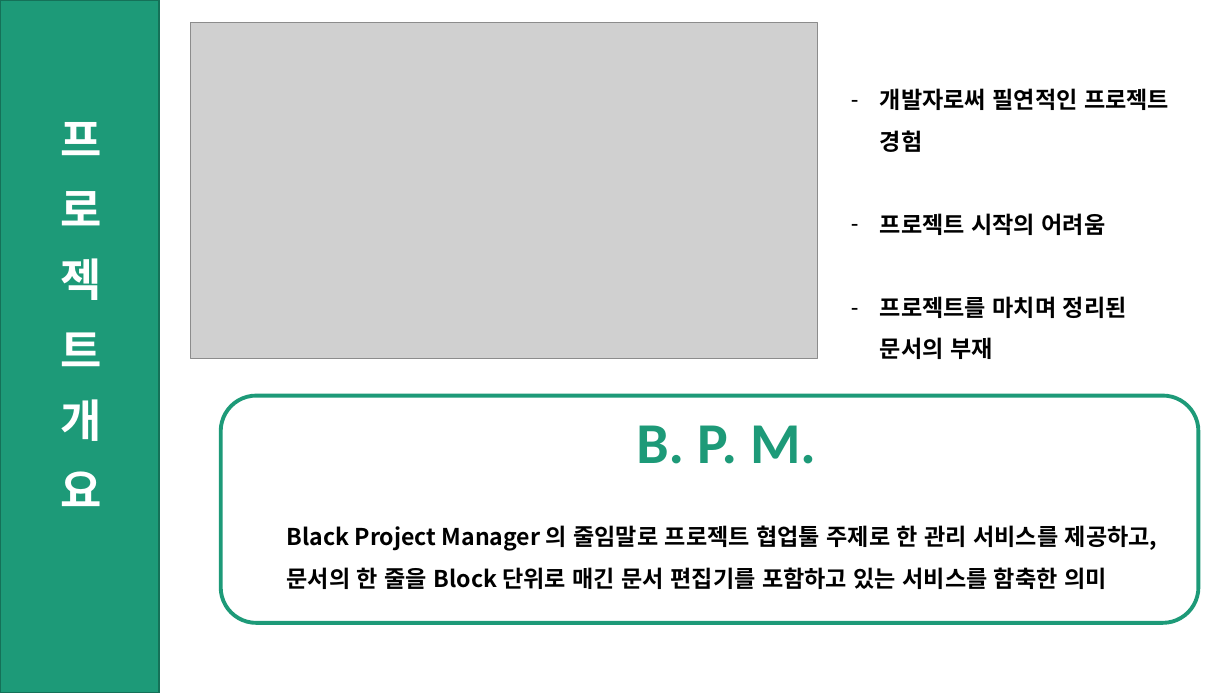
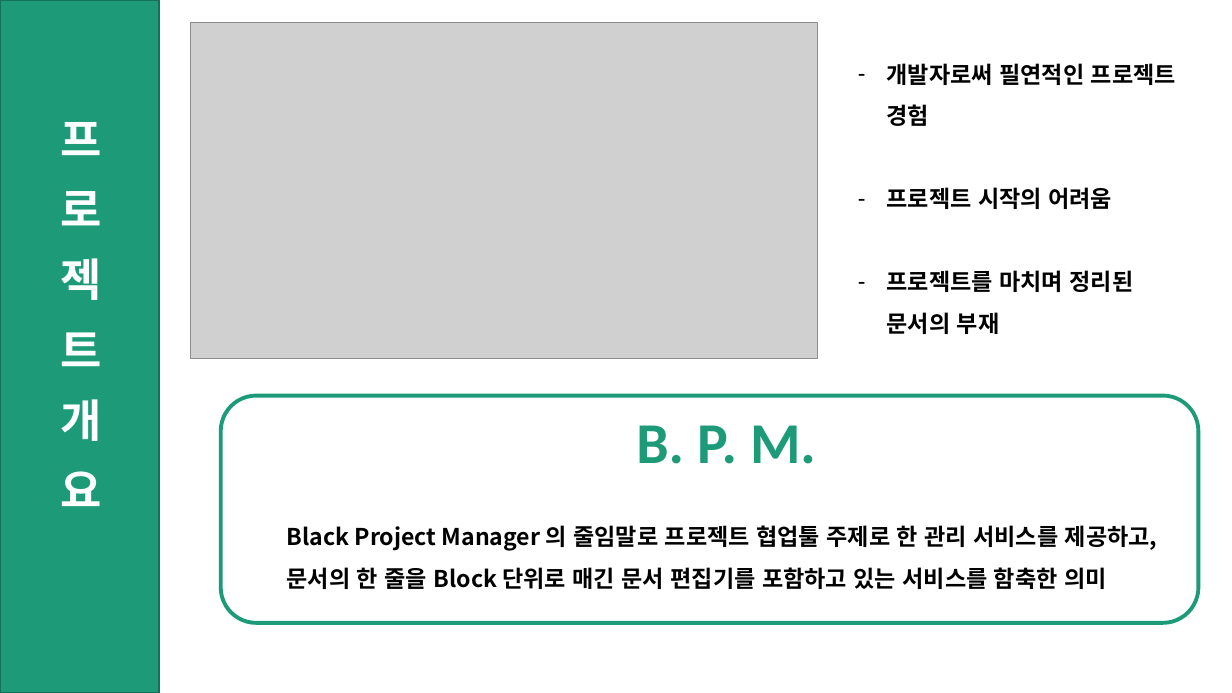
Before and after one commit to ShinHyeonSeong/Final, a slide deck: slide 3 of 기획 UI/A조 프로토타입 발표.pptx. Drawn at 1232x693 pixels with LibreOffice and Linux fonts; fonts in the diff are those of the drawing; grey boxes stand for pictures. Boxes give left, top, right and bottom in pixels: in the first picture for what was removed or moved away, otherwise in the second. Text is boxed around its words. In the diff, an @@ line names an element or a change of style, - is before the commit and + after.

```diff
--- a/기획 UI/A조 프로토타입 발표.pptx
+++ b/기획 UI/A조 프로토타입 발표.pptx
@@ text "개발자로써 필연적인 프로젝트 경험": place and size @@
-text "개발자로써 필연적인 프로젝트 경험" at bbox=[880, 88, 1169, 359]
+text "개발자로써 필연적인 프로젝트 경험" at bbox=[887, 63, 1176, 334]
```
Also in this commit, not shown: 2 other slides changed, 12 other files.
